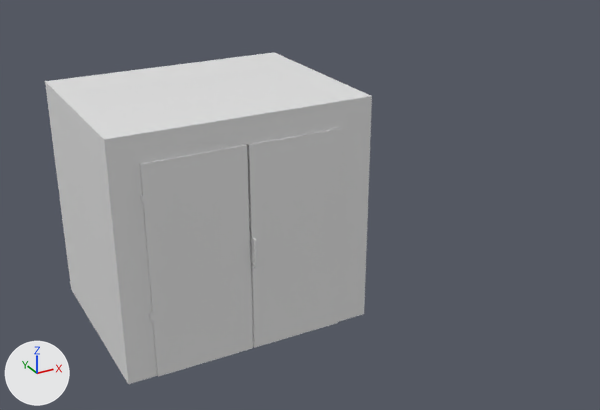
The FBX model Pieklo dzidowca kregi spierdolenia/Assets/Graphics 3D/Props/Level 1 props/Model_Garaz_G.fbx as it was, and as the next commit left it.
Both versions are drawn from a 50 mm camera at (-2.95, -7.29, 4.55) aimed at (1.0, -0.1, 0.95). The lights are fixed; the arrows at lower left show +X, +Y and +Z. The first picture is the older version.

In view in the first picture: 'Mesh_Garaz_Drzwi_G'.
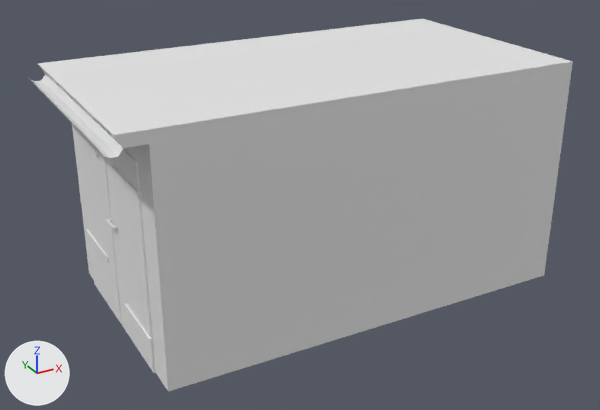
Location of each change, [x1, y1, x2, y2] in pixels of the pictures (600 x 410 px):
'Mesh_Garaz_Drzwi_G', reshaped, turned: before [45, 52, 372, 384]; after [28, 19, 573, 391]
part 1 of me_cube_001, built on: before [45, 52, 371, 383]; after [28, 19, 573, 391]

The change, as a diff of the scene's bpy script:
```diff
--- a/Pieklo dzidowca kregi spierdolenia/Assets/Graphics 3D/Props/Level 1 props/Model_Garaz_G.fbx.py
+++ b/Pieklo dzidowca kregi spierdolenia/Assets/Graphics 3D/Props/Level 1 props/Model_Garaz_G.fbx.py
@@ me_cube_001 @@
 # used by ob_mesh_garaz_drzwi_g; location = (0.0, 0.0, 0.0); rotation_euler = (1.571, 0.0, 1.571), in degrees (90, 0, 90); scale = (0.01, 0.01, 0.01)
-me_cube_001.from_pydata(...)  # 97 vertices, 166 faces; spans x -108.0..100.0, y -1.0..235.0, z -128.0..128.0
+me_cube_001.from_pydata(...)  # 166 vertices, 219 faces; spans x -139.0..354.0, y -1.0..247.0, z -128.0..128.0
+# me_cube_001 part 1
+# 18 vertices are removed from x -108.0..100.0, y -1.0..235.0, z -128.0..128.0
+# 65 faces are deleted
+# 3 vertices in x -102.0..-100.0, y 68.0, z -103.0..-100.0 move by (0.0, -2.0, 0.0)
+# 4 vertices move from x -107.0..-100.0, y 59.0..120.0, z -103.0..1.0 to x -107.0..-100.0, y 61.0..120.0, z -103.0..1.0
+# 62 vertices are added at x -139.0..354.0, y -1.0..247.0, z -128.0..128.0
+# 10 new vertices lie (0.0, 0.0, -70.0) away from vertices in x -104.0..-102.0, y 33.0..183.0, z 94.0
+# 8 new vertices lie (0.0, 0.0, 74.0) away from vertices in x -104.0..-102.0, y 61.0..182.0, z -100.0
+# 7 new vertices lie (0.0, 0.0, 256.0) away from vertices in x -139.0..-121.0, y 229.0..247.0, z -128.0
+# 118 new faces join them
 me_cube_001.materials.append(mat_material)
@@ ob_mesh_garaz_drzwi_g @@
 ob_mesh_garaz_drzwi_g.location = (0.0, 0.0, 0.0)
-ob_mesh_garaz_drzwi_g.rotation_euler = (1.571, 0.0, 1.571)  # degrees (90, 0, 90)
+ob_mesh_garaz_drzwi_g.rotation_euler = (1.571, 0.0, 0.0)  # degrees (90, 0, 0)
 ob_mesh_garaz_drzwi_g.scale = (0.01, 0.01, 0.01)
```
